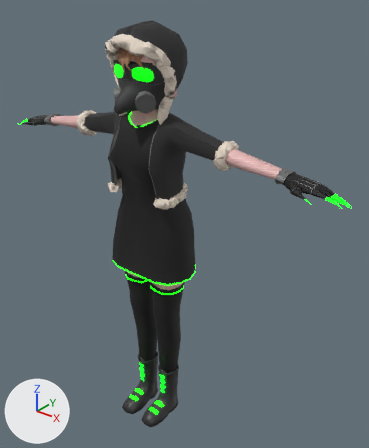
The FBX model CharacterDemo-Unity/Assets/Beak.fbx: old version first, new version second.
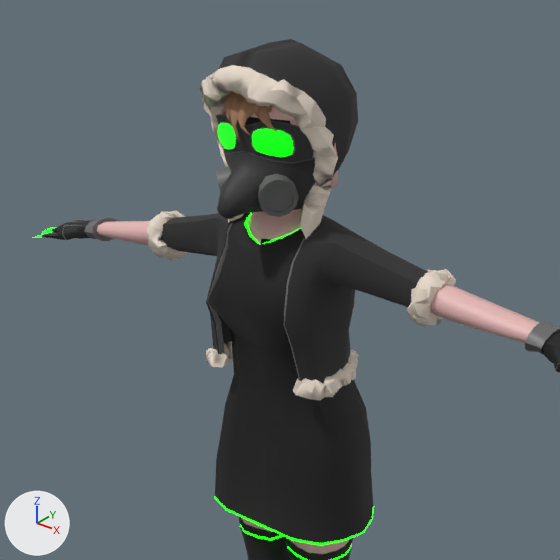
Each version appears first whole from a 50 mm camera at (1.173, -1.267, 1.725) aimed at (0.086, 0.093, 0.882), and next in a close-up on the part from 0% to 79% of the width and 0% to 65% of the height. The lights are fixed; the arrows at lower left show +X, +Y and +Z. Where no turn or scale is listed for an object, it has been applied to the vertices.

Names of what the first close-up shows: 'Body.001', 'Dress.001', 'Gas.003', 'Gloves.001', 'Goggles.001', 'Hair.001', 'Head.001', 'Jacket.001', 'Lens.001', 'Mask.002', 'Stockings.001'.
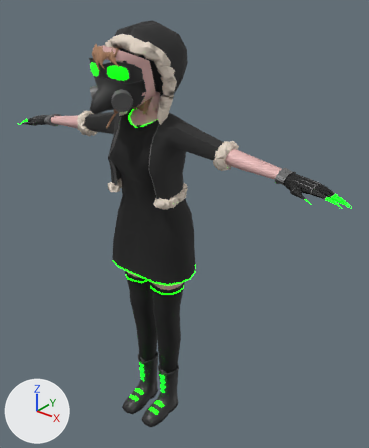
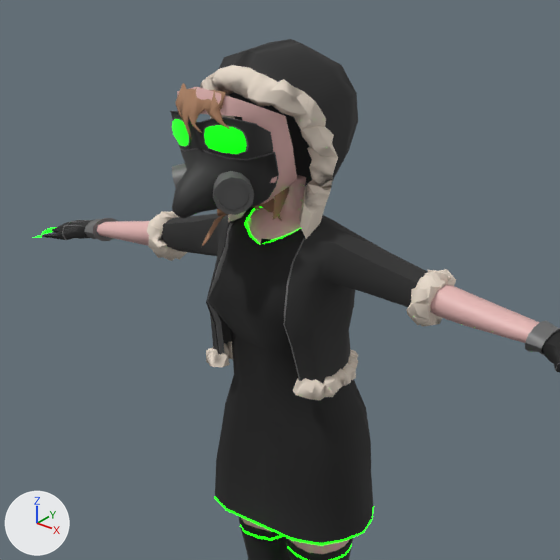
Edits to the bpy script that builds the scene:
```text
Change ob_head_001:
    ob_head_001.location: (-0.002, 0.017, 1.425) -> (-0.035, -0.053, 1.44)
    ob_head_001.rotation_euler: (0.0, 0.0, 0.0175) -> (0.0477, 0.000183, -0.00117)  # degrees (0, 0, 1) -> degrees (2.7, 0, -0.1)
```

Pixel boxes (x1, y1, x2, y2) of what changed, in the close-ups (560 x 560 px):
'Mask.002', moved, turned
    before: (217, 151, 316, 219)
    after: (172, 148, 279, 219)
'Gas.003', moved, turned
    before: (216, 166, 299, 217)
    after: (172, 163, 254, 215)
'Head.001', moved, turned
    before: (223, 95, 338, 190)
    after: (177, 87, 297, 204)
'Goggles.001', moved, turned
    before: (216, 115, 314, 162)
    after: (170, 111, 273, 159)
'Lens.001', moved, turned
    before: (217, 122, 295, 158)
    after: (172, 118, 248, 155)
'Hair.001', moved, turned
    before: (223, 92, 278, 141)
    after: (175, 83, 230, 140)
'Hair Back.001', moved, turned (not visible before)
    after: (201, 187, 289, 247)
